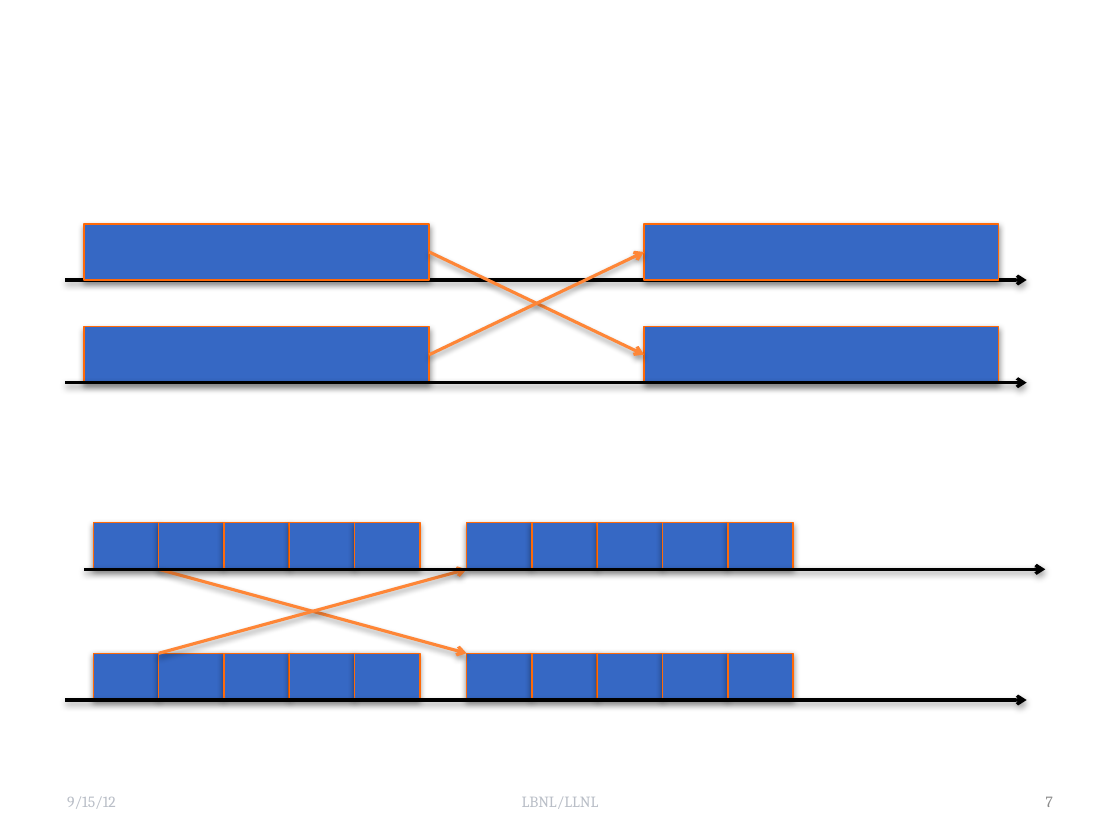
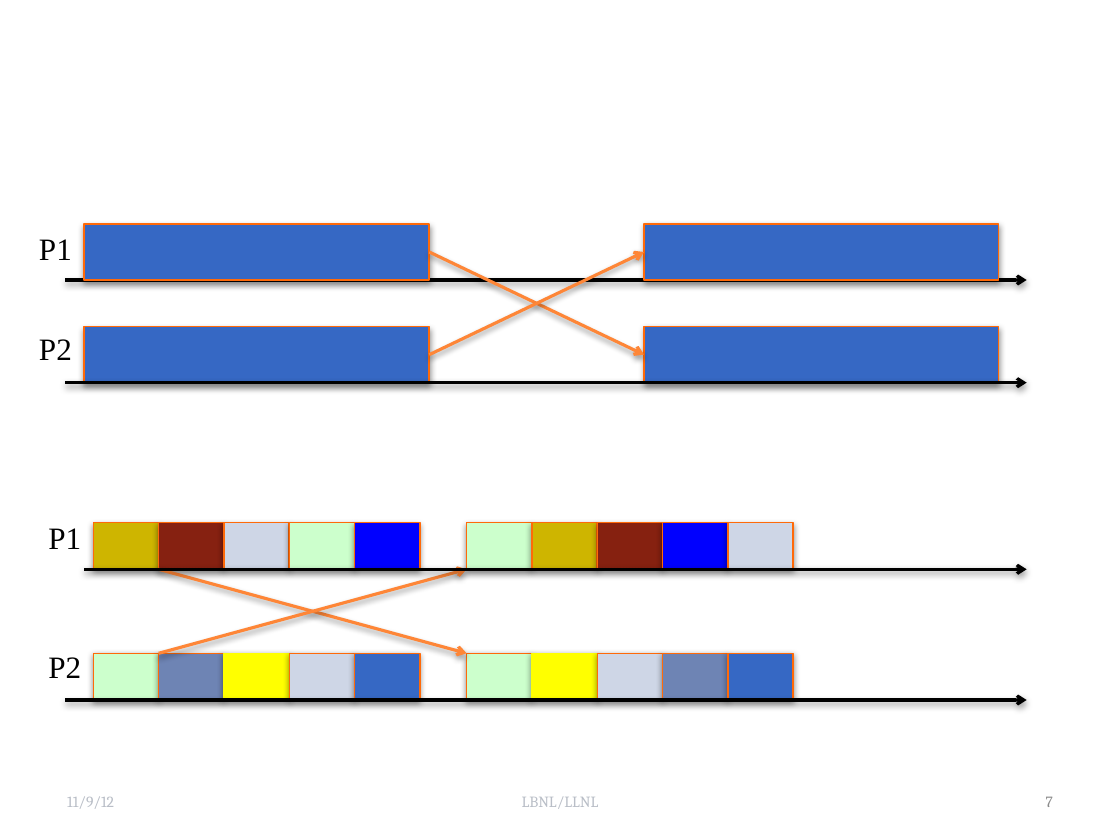
Before and after one commit to UIUC-PPL/charm_tutorial, a slide deck: slide 7 of executionModelandBenefits.pptx. Drawn at 1120x840 pixels with LibreOffice and Linux fonts; fonts in the diff are those of the drawing; background and template pictures are left out. Boxes give left, top, right and bottom in pixels: in the first picture for what was removed or moved away, otherwise in the second. Text is boxed around its words. In the diff, an @@ line names an element or a change of style, - is before the commit and + after.

```diff
--- a/executionModelandBenefits.pptx
+++ b/executionModelandBenefits.pptx
@@ text added at [39, 239, 72, 260], 20 pt, text #000000 @@
+P1
@@ text added at [39, 339, 72, 360], 20 pt, text #000000 @@
+P2
@@ text added at [48, 528, 81, 549], 20 pt, text #000000 @@
+P1
@@ rectangle at [93, 523, 158, 570]: fill #3668C4 to #CEB500 @@
@@ rectangle at [159, 523, 224, 570]: fill #3668C4 to #862110 @@
@@ rectangle at [355, 523, 420, 570]: fill #3668C4 to #0000FF @@
@@ rectangle at [532, 523, 597, 570]: fill #3668C4 to #CEB500 @@
@@ rectangle at [597, 523, 662, 570]: fill #3668C4 to #862110 @@
@@ rectangle at [663, 523, 728, 570]: fill #3668C4 to #0000FF @@
@@ arrow moved from (84, 569) - (1045, 569) to (84, 569) - (1027, 569) @@
@@ text added at [48, 657, 81, 678], 20 pt, text #000000 @@
+P2
@@ fill #3668C4 to #CCFFCC in 4 elements at [289, 523, 354, 570], [467, 653, 532, 700], [467, 523, 532, 570], [93, 653, 158, 700] @@
@@ rectangle at [159, 653, 224, 700]: fill #3668C4 to #6E84B4 @@
@@ rectangle at [224, 653, 289, 700]: fill #3668C4 to #FFFF00; outline #FF6B0A 1 pt to #FFFF00 1 pt @@
@@ fill #3668C4 to #CED6E6 in 4 elements at [224, 523, 289, 570], [597, 653, 662, 700], [728, 523, 793, 570], [289, 653, 354, 700] @@
@@ rectangle at [532, 653, 597, 700]: fill #3668C4 to #FFFF00; outline #FF6B0A 1 pt to #FFFF00 1 pt @@
@@ rectangle at [663, 653, 728, 700]: fill #3668C4 to #6E84B4 @@
@@ text at [67, 796, 114, 808]: text changed @@
-9/15/12
+11/9/12
```
Also in this commit, not shown: 14 other slides changed, 1 slide added, 18 other files.
